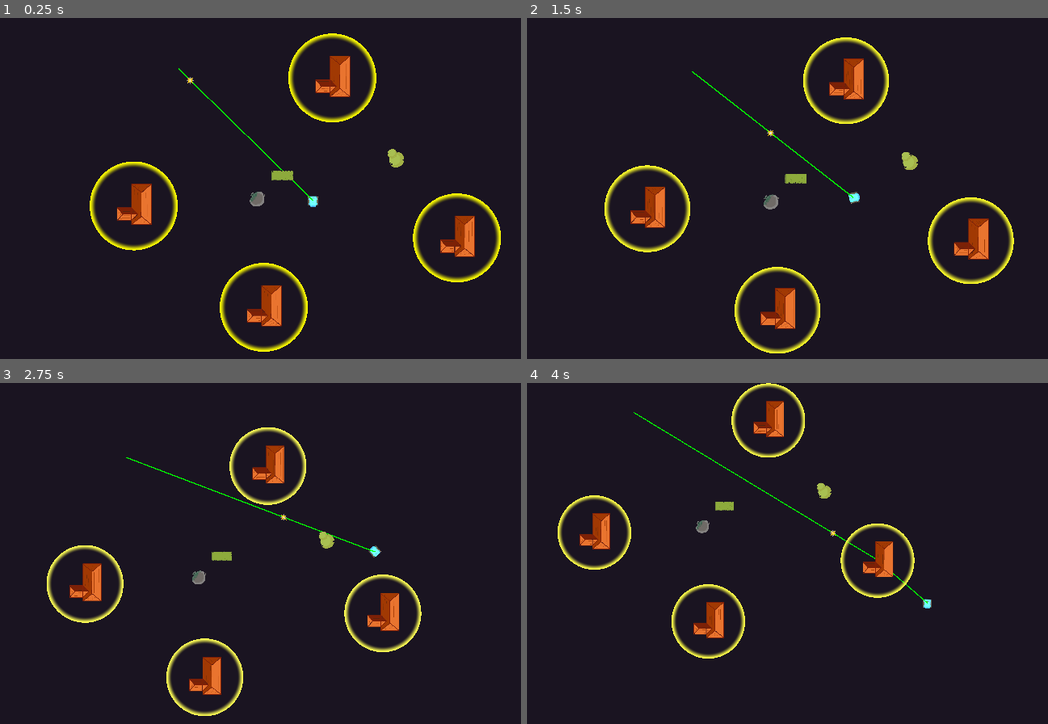
Above: before the commit, frames 1-4 (two rows, left to right).
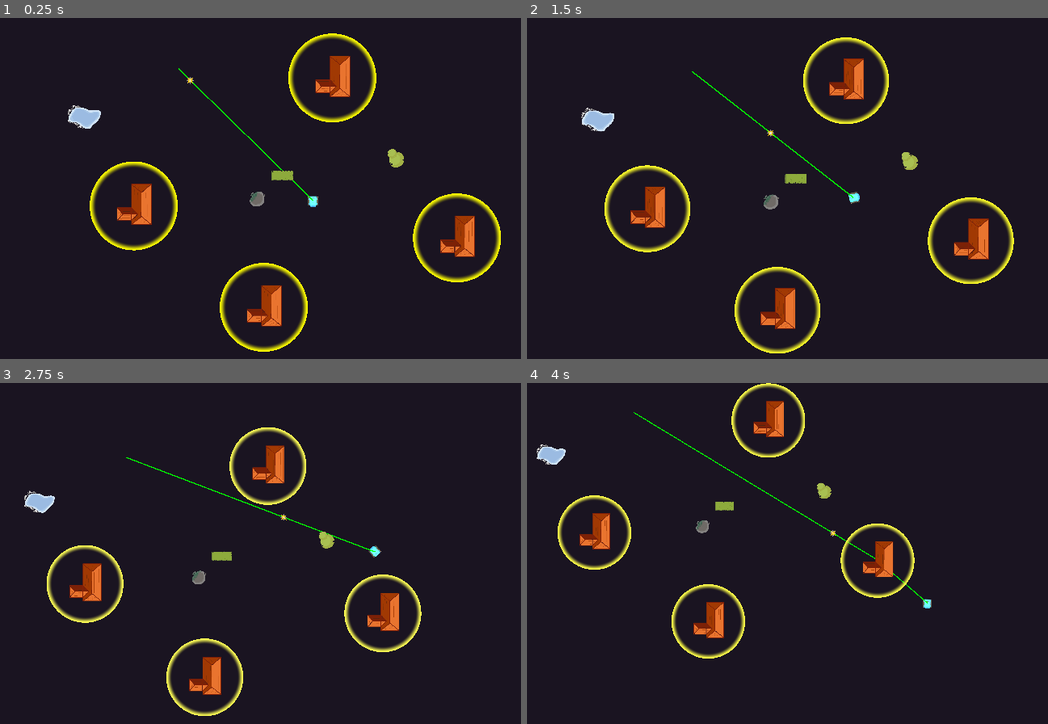
Above: after the commit, the same moments.

Repository: SpyrexDE/BzzBzz
Game: Godot game, scene res://levels/testlvl1.tscn
Same seed, same stepped clock (60 frames per second), same inputs: the game is played once before the commit and once after it.
Inputs:
- Up to frame 1 (0.25 s): no input
- Up to frame 2 (1.5 s): hold D (steer_right) 0.53-1.28 s; hold S (go_backward) from 1.28 s (still down)
- Up to frame 3 (2.75 s): release S (go_backward) at 2.03 s; hold D (steer_right) from 2.03 s (still down)
- Up to frame 4 (4 s): release D (steer_right) at 2.78 s; hold W (go_forward) 2.78-3.53 s; hold A (steer_left) from 3.53 s (still down)

The runs differ from the first frame. In frame 1, 0.3% of the frame differs, in the area x 13-20%, y 25-33%; in frame 2, 0.3%; in frame 3, 0.2%; in frame 4, 0.2%.

Commit message:
add gameover by teich

Diff:
--- a/levels/testlvl1.tscn
+++ b/levels/testlvl1.tscn
@@ -8,6 +8,7 @@
 [ext_resource type="PackedScene" uid="uid://d06k0iiax55p6" path="res://props/Busch/busch.tscn" id="6_t3kf8"]
 [ext_resource type="PackedScene" uid="uid://m1f2y8cfvcd0" path="res://props/Fels/Fels.tscn" id="7_n10mv"]
 [ext_resource type="PackedScene" uid="uid://c1dxd27ews2cu" path="res://props/Hecke/hecke.tscn" id="8_udnlr"]
+[ext_resource type="PackedScene" uid="uid://dd4pjpgedovfg" path="res://props/Hinderniss_Wasser/wasser_teich.tscn" id="9_8oros"]
 
 [node name="Testlvl1" type="Node2D" node_paths=PackedStringArray("midpoint")]
 script = ExtResource("1_ysstf")
@@ -45,3 +46,6 @@
 
 [node name="Hecke" parent="." instance=ExtResource("8_udnlr")]
 position = Vector2(938, 955)
+
+[node name="Wasser_Teich" parent="." instance=ExtResource("9_8oros")]
+position = Vector2(-842, 429)
--- a/props/Hinderniss_Wasser/wasser_teich.gd
+++ b/props/Hinderniss_Wasser/wasser_teich.gd
@@ -1,24 +1,24 @@
 extends StaticBody2D
-
 
 # Called when the node enters the scene tree for the first time.
 func _ready():
 	pass # Replace with function body.
 
-
 # Called every frame. 'delta' is the elapsed time since the previous frame.
 func _process(delta):
 	pass
-
-
 
 func _on_area_2d_body_entered(body):
 	if body is Player:
 			body.friction_multiplier = 2
 	pass # Replace with function body.
 
-
 func _on_area_2d_body_exited(body):
 	if body is Player:
 		body.friction_multiplier = 1
 	pass
+
+func _on_area_2d_area_entered(area: Area2D):
+	var zap = area.get_parent()
+	if zap is Zap:
+		zap.kill()
--- a/props/Hinderniss_Wasser/wasser_teich.tscn
+++ b/props/Hinderniss_Wasser/wasser_teich.tscn
@@ -16,10 +16,12 @@
 texture = ExtResource("1_h2xk1")
 
 [node name="Area2D" type="Area2D" parent="."]
-collision_layer = 0
+collision_layer = 2
+collision_mask = 3
 
 [node name="CollisionPolygon2D" type="CollisionPolygon2D" parent="Area2D"]
 polygon = PackedVector2Array(-128, -90, -99, -111, -26, -83, 42, -57, 141, -59, 150, -32, 144, 19, 46, 121, -63, 113, -156, 52, -159, -47)
 
+[connection signal="area_entered" from="Area2D" to="." method="_on_area_2d_area_entered"]
 [connection signal="body_entered" from="Area2D" to="." method="_on_area_2d_body_entered"]
 [connection signal="body_exited" from="Area2D" to="." method="_on_area_2d_body_exited"]
Not shown: 1 places in levels/testlvl1.tscn that only renumber resources
